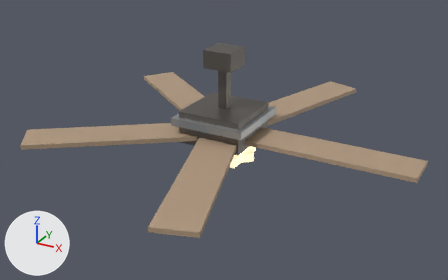
An edit to the glTF model public/models/furniture/ceiling-fan.gltf, drawn before and after from the same camera.
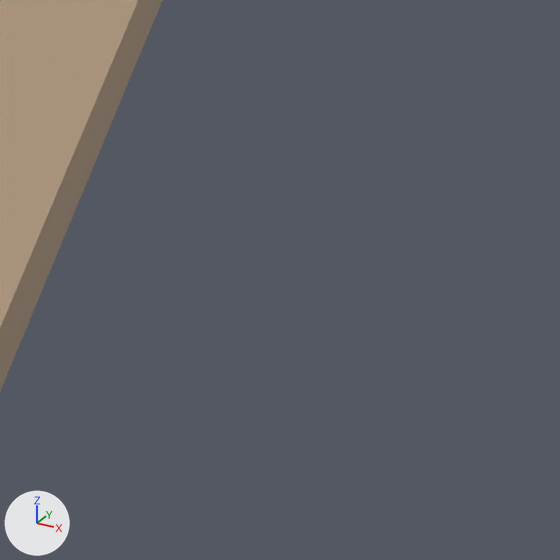
Each version appears first whole from a 50 mm camera at (0.0585, -0.1066, 0.0332) aimed at (0.0005, -0.0011, -0.0195), and next in a close-up on the part from 45% to 56% of the width and 70% to 87% of the height. Every picture has the same lights, and +X, +Y and +Z are marked at lower left. The last two pictures show the newer version. Where no turn or scale is listed for an object, it has been applied to the vertices.

The scene before the commit, as lines of its bpy script (objects in view):
```python
me_blade_1 = bpy.data.meshes.new('blade_1')
me_blade_1.from_pydata(...)  # 8 vertices, 12 faces; spans x -0.0019..0.0166, y -0.0405..-0.0047, z -0.0181..-0.0172
me_blade_1.materials.append(mat_walnut)  # beige #af977e
ob_blade_1 = bpy.data.objects.new('blade_1', me_blade_1)
ob_blade_1.location = (0.0, 0.0, 0.0)
```
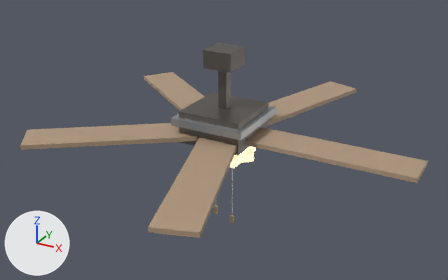
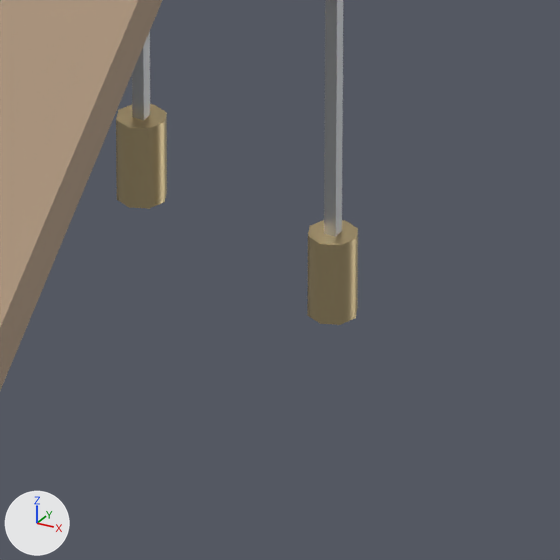
Pixel boxes (x1, y1, x2, y2) of what changed, in the close-ups (560 x 560 px):
'CordKnobB', added (beige): after (116, 104, 167, 209)
'CordKnobA', added (beige): after (307, 220, 358, 325)
'cord_a', added: after (324, 0, 343, 237)
'cord_b', added: after (132, 32, 150, 120)

Edits to the bpy script that builds the scene:
```text
Add mat_brass:
    mat_brass = principled_material('brass')
    mat_brass.base_color = (0.69, 0.553, 0.31)  # beige #d8c497
    mat_brass.metallic = 1.0
    mat_brass.roughness = 0.35
Add me_cordknobb:
    me_cordknobb.from_pydata(...)  # an 8-sided cylinder along z spanning x -0.00237..-0.00138, y -0.00125..-0.00025, z -0.038..-0.03625
    me_cordknobb.materials.append(mat_brass)  # beige #d8c497
Add me_cordknoba:
    me_cordknoba.from_pydata(...)  # an 8-sided cylinder along z spanning x 0.00138..0.00237, y -0.0005..0.0005, z -0.03988..-0.03812
    me_cordknoba.materials.append(mat_brass)  # beige #d8c497
Add me_cord_b:
    me_cord_b.from_pydata(...)  # a box spanning x -0.002..-0.00175, y -0.00088..-0.00062, z -0.03625..-0.0225
    me_cord_b.materials.append(mat_steel_dark)  # grey #afb2b5
Add me_cord_a:
    me_cord_a.from_pydata(...)  # a box spanning x 0.0018..0.002, y -0.0001..0.0001, z -0.0381..-0.0225
    me_cord_a.materials.append(mat_steel_dark)  # grey #afb2b5
Add ob_cordknobb:
    ob_cordknobb = bpy.data.objects.new('CordKnobB', me_cordknobb)
    ob_cordknobb.location = (0.0, 0.0, 0.0)
Add ob_cordknoba:
    ob_cordknoba = bpy.data.objects.new('CordKnobA', me_cordknoba)
    ob_cordknoba.location = (0.0, 0.0, 0.0)
Add ob_cord_b:
    ob_cord_b = bpy.data.objects.new('cord_b', me_cord_b)
    ob_cord_b.location = (0.0, 0.0, 0.0)
Add ob_cord_a:
    ob_cord_a = bpy.data.objects.new('cord_a', me_cord_a)
    ob_cord_a.location = (0.0, 0.0, 0.0)
```
